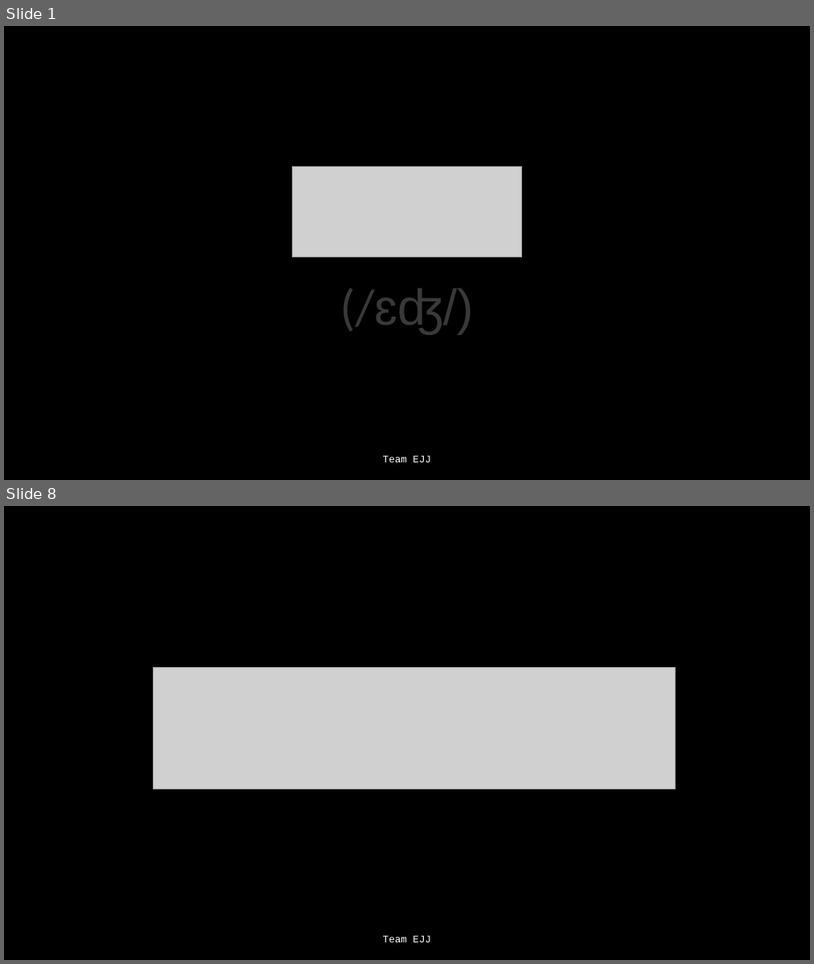
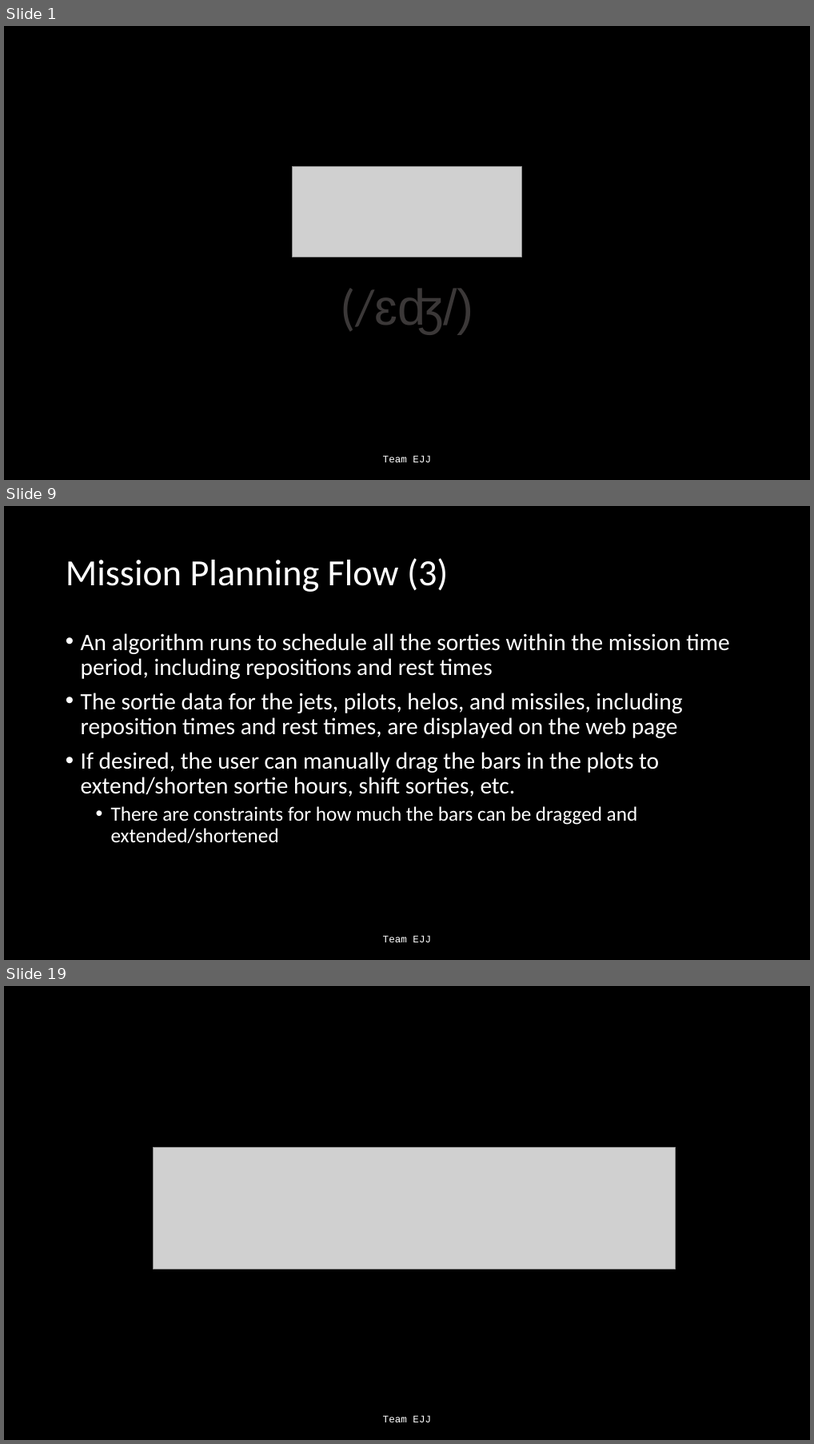
Before and after one commit to Jonathan805/RestrictedPlanning, a slide deck: TeamEJJ.pptx. Shown one above the other, each under a label of ours: slides 1 and 8 before the commit, slides 1, 9 and 19 after it; the slides between them are not shown. The pictures are 814x964 and 814x1444 pixels, drawn with LibreOffice and Linux fonts; fonts in the diff are those of the drawing; grey boxes stand for pictures. Boxes give left, top, right and bottom in pixels: in the first picture for what was removed or moved away, otherwise in the second. Text is boxed around its words. In the diff, an @@ line names an element or a change of style, - is before the commit and + after.

```diff
--- a/TeamEJJ.pptx
+++ b/TeamEJJ.pptx
@@ slide 9 added at bbox=[4, 506, 810, 960], background #000000 @@
@@ title added at bbox=[66, 558, 448, 592], 44 pt, text #FFFFFF @@
+Mission Planning Flow (3)
@@ text added at bbox=[81, 633, 730, 843], 28 pt, text #FFFFFF @@
+• An algorithm runs to schedule all the sorties within the mission time period, including repositions and rest times
+• The sortie data for the jets, pilots, helos, and missiles, including reposition times and rest times, are displayed on the web page
+• If desired, the user can manually drag the bars in the plots to extend/shorten sortie hours, shift sorties, etc.
+  • There are constraints for how much the bars can be dragged and extended/shortened
@@ text added at bbox=[383, 935, 431, 942], 12 pt, text #FFFFFF @@
+Team EJJ
@@ what was slide 8 is now slide 19 @@
```
Also in this commit, not shown: 7 slides changed, 10 other slides added.
